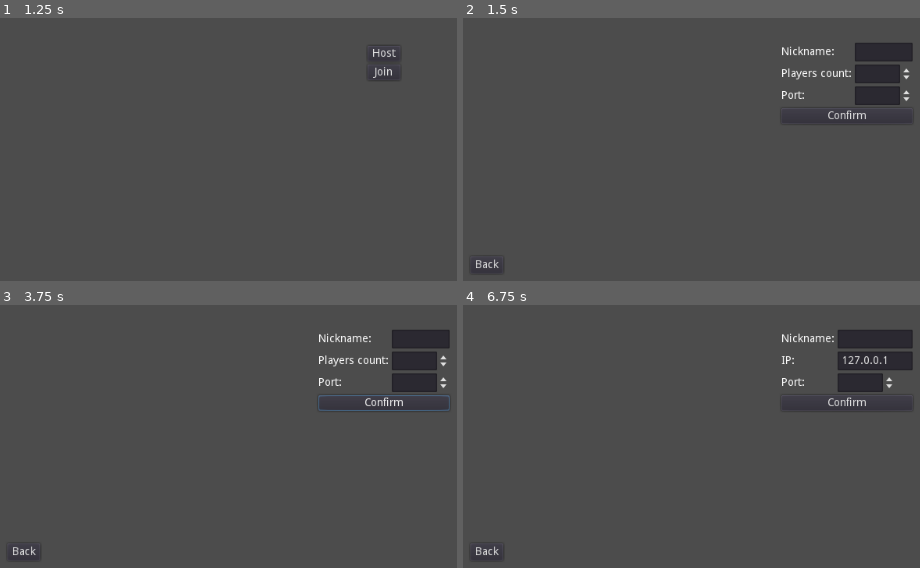
Above: before the commit, frames 1-4 (two rows, left to right).
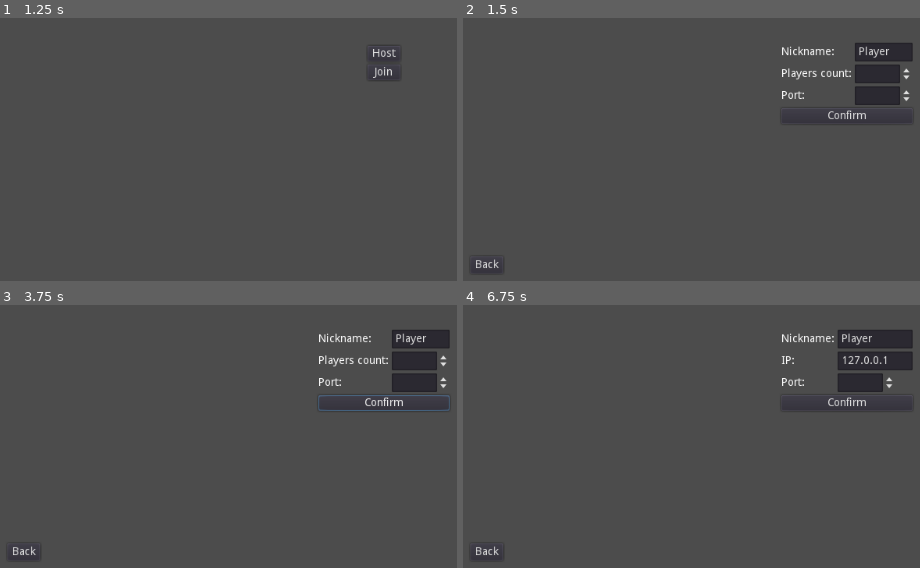
Above: after the commit, the same moments.

Repository: Shatur/joke-science
Game: Godot game, scene res://menu/main_menu.tscn
The game is run twice, just before and just after one commit, with the same random seed, the same clock (stepped at 60 frames per second) and the same inputs.
Inputs:
- Up to frame 1 (1.25 s): tap Enter at 0.5 s
- Up to frame 2 (1.5 s): click "Host" at 1.25 s
- Up to frame 3 (3.75 s): click "Confirm" at 2 s; click "Confirm" at 2.75 s; click "OK" at 3.5 s
- Up to frame 4 (6.75 s): click "Confirm" at 4.25 s; click "OK" at 5 s; click "Back" at 5.75 s; click "Join" at 6.5 s

Frame 1 is identical in both runs. In frame 2, 0.1% of the frame differs, in the area x 86-94%, y 10-16%; in frame 3, 0.1%; in frame 4, 0.1%, in the area x 82-90%, y 10-16%.

Commit message:
Add checking for empty nickname

Diff:
--- a/menu/start_game/start_game.gd
+++ b/menu/start_game/start_game.gd
@@ -5,6 +5,7 @@
 onready var _nickname_edit: LineEdit = $GridContainer/NicknameEdit
 onready var _port_spinbox: SpinBox = $GridContainer/PortSpinBox
 onready var _error_dialog: AcceptDialog = $ErrorDialog
+onready var _confirm_button: Button = $ConfirmButton
 
 
 func _confirm():
@@ -15,3 +16,7 @@
 	GameState.rpc_id(0, "add_player", _nickname_edit.text)
 	# warning-ignore:return_value_discarded
 	get_tree().change_scene("res://core/board.tscn")
+
+
+func _on_nickname_changed(nickname: String) -> void:
+	_confirm_button.disabled = nickname.empty()
--- a/menu/start_game/start_game.tscn
+++ b/menu/start_game/start_game.tscn
@@ -32,6 +32,7 @@
 margin_right = 168.0
 margin_bottom = 24.0
 size_flags_horizontal = 3
+text = "Player"
 
 [node name="PortLabel" type="Label" parent="GridContainer"]
 margin_top = 33.0
@@ -59,4 +60,5 @@
 margin_bottom = 58.0
 window_title = "Внимание!"
 
+[connection signal="text_changed" from="GridContainer/NicknameEdit" to="." method="_on_nickname_changed"]
 [connection signal="pressed" from="ConfirmButton" to="." method="_confirm"]
